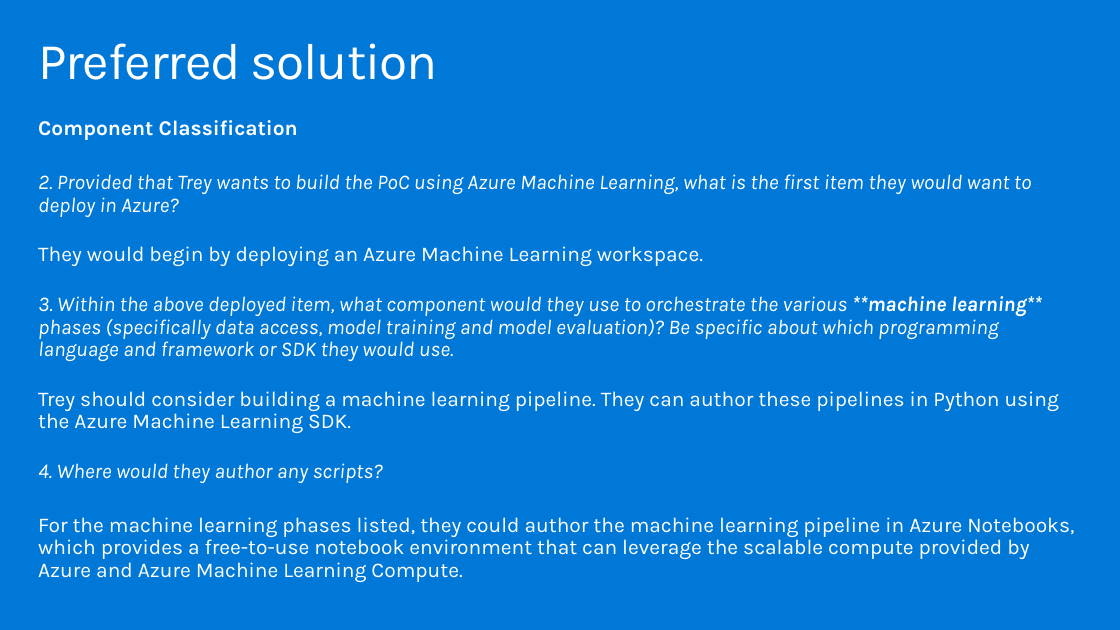
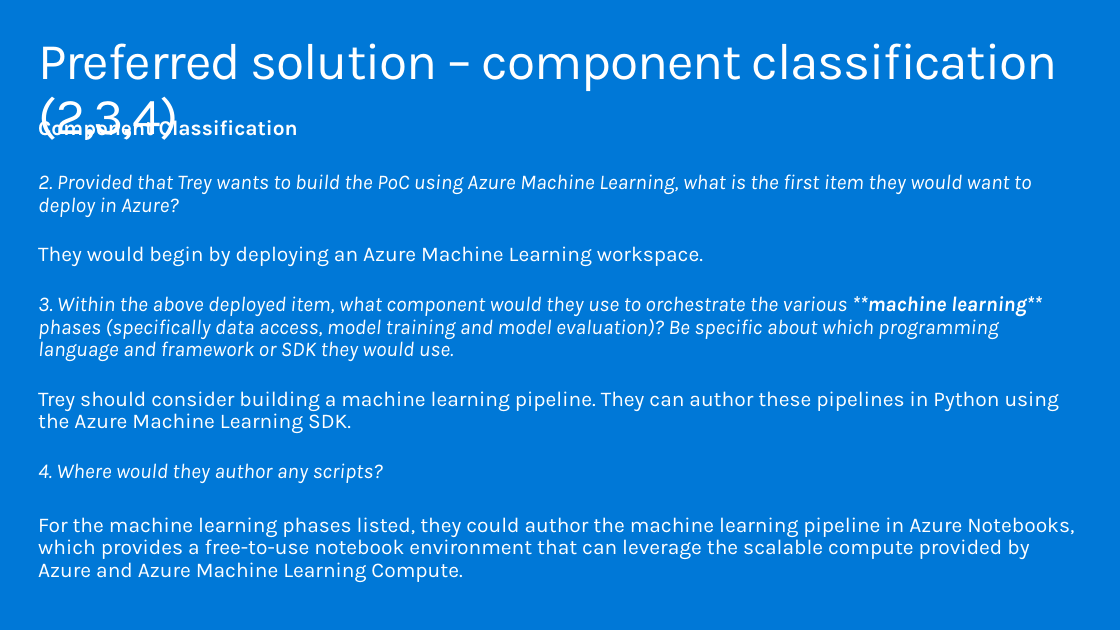
Before and after one commit to tiagoh/MCW-ML-Ops-1Day, a slide deck: slide 16 of Whiteboard design session/WDS trainer presentation - MLOps.pptx. Drawn at 1120x630 pixels with LibreOffice and Linux fonts; fonts in the diff are those of the drawing. Boxes give left, top, right and bottom in pixels: in the first picture for what was removed or moved away, otherwise in the second. Text is boxed around its words. In the diff, an @@ line names an element or a change of style, - is before the commit and + after.

```diff
--- a/Whiteboard design session/WDS trainer presentation - MLOps.pptx
+++ b/Whiteboard design session/WDS trainer presentation - MLOps.pptx
@@ title at <box>38,43,1058,140</box>: text changed @@
-Preferred solution
+Preferred solution – component classification (2,3,4)
```
Also in this commit, not shown: 18 other slides changed, 1 other file.
